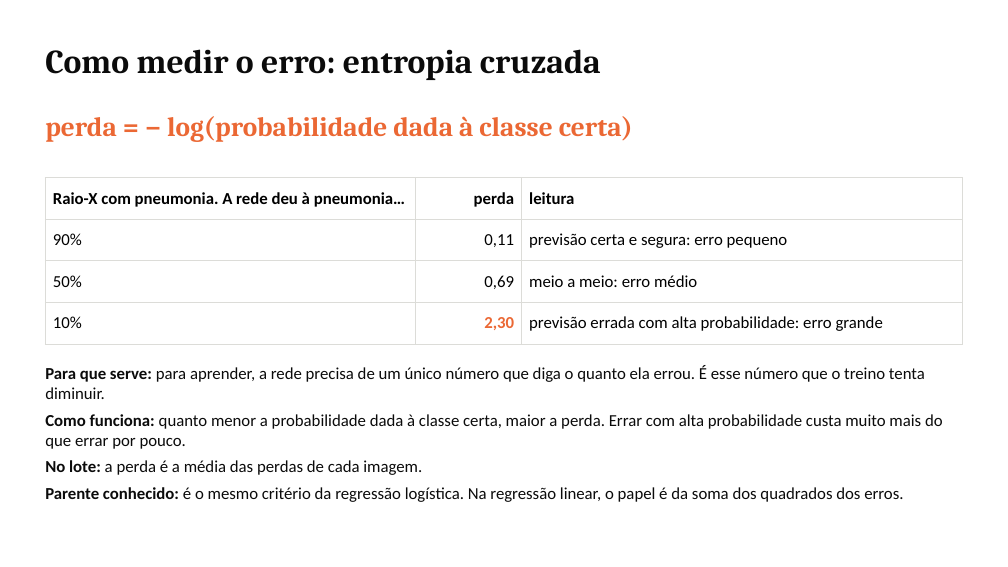
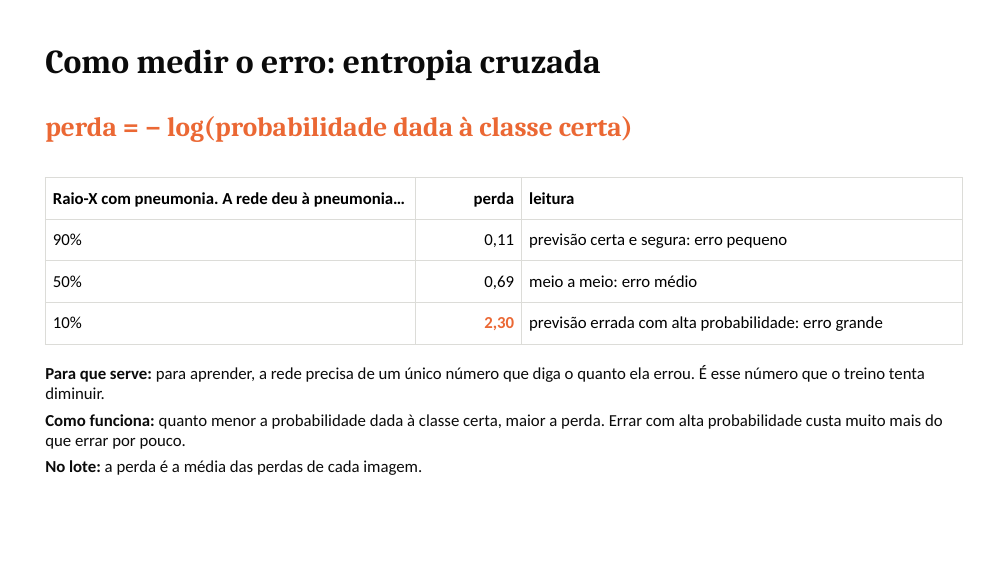
Before and after one commit to DaviPac/topicos-avancados-ia, a slide deck: slide 14 of code/cnn-pneumonia-r/slides/videoaula_cnn_r.pptx. Drawn at 1008x567 pixels with LibreOffice and Linux fonts; fonts in the diff are those of the drawing. Boxes give left, top, right and bottom in pixels: in the first picture for what was removed or moved away, otherwise in the second. Text is boxed around its words. In the diff, an @@ line names an element or a change of style, - is before the commit and + after.

```diff
--- a/code/cnn-pneumonia-r/slides/videoaula_cnn_r.pptx
+++ b/code/cnn-pneumonia-r/slides/videoaula_cnn_r.pptx
@@ text at [45, 487, 903, 502]: paragraph removed @@
-Parente conhecido: é o mesmo critério da regressão logística. Na regressão linear, o papel é da soma dos quadrados dos erros.
```
Also in this commit, not shown: 7 other slides changed, 2 other files.
